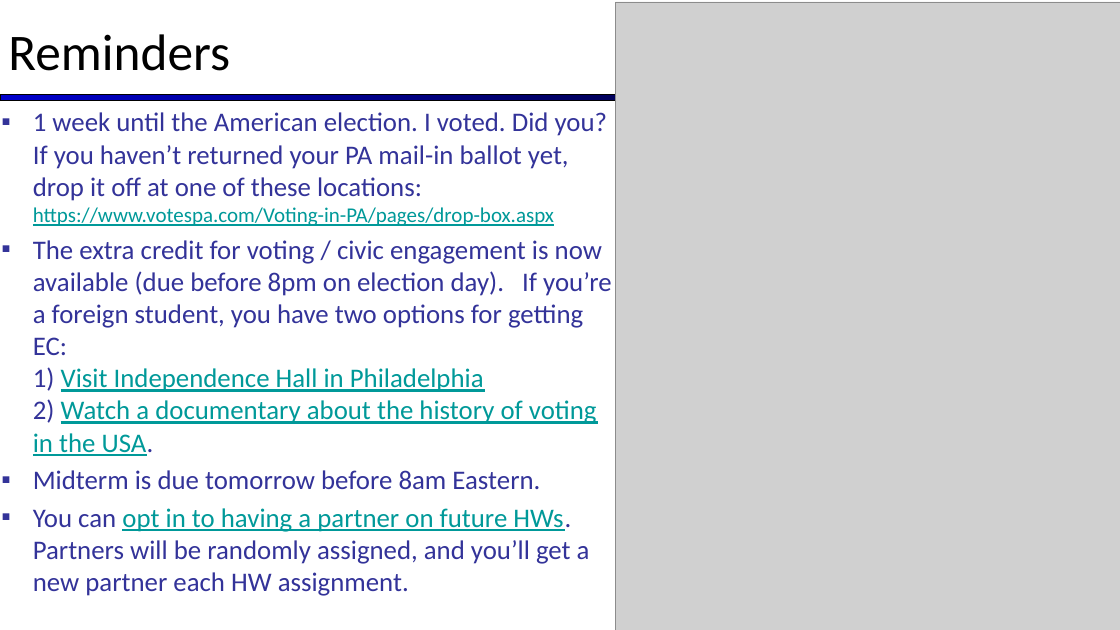
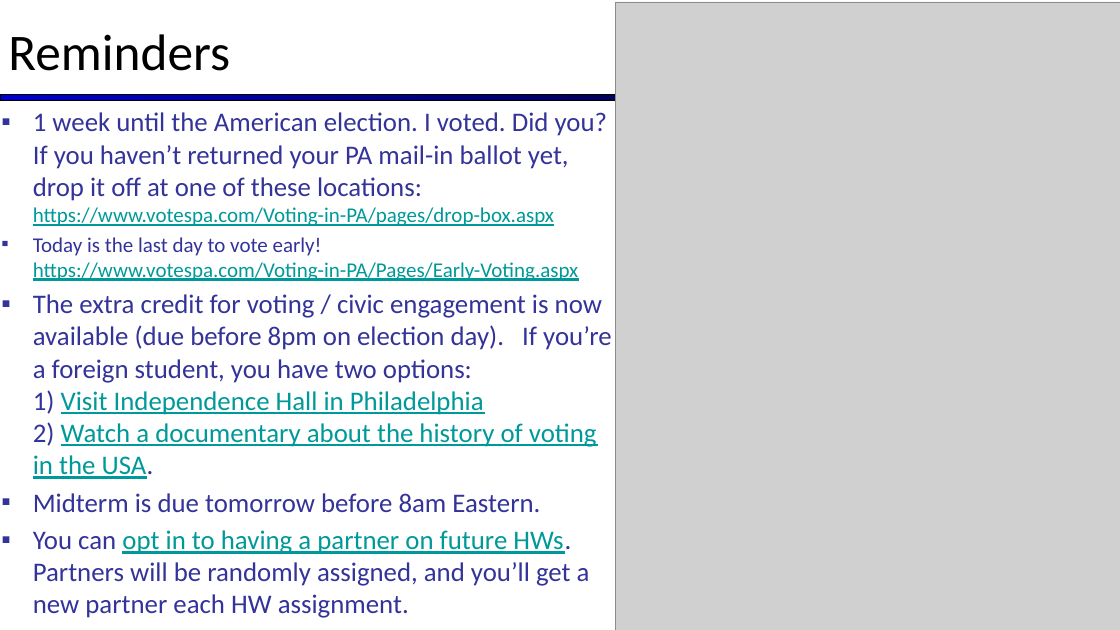
Before and after one commit to artificial-intelligence-class/artificial-intelligence-class.github.io, a slide deck: slide 1 of assets/slides/05-Reinforcement-Learning-part-2.pptx. Drawn at 1120x630 pixels with LibreOffice and Linux fonts; fonts in the diff are those of the drawing; grey boxes stand for pictures. Boxes give left, top, right and bottom in pixels: in the first picture for what was removed or moved away, otherwise in the second. Text is boxed around its words. In the diff, an @@ line names an element or a change of style, - is before the commit and + after.

Commit message:
Updated voting info

```diff
--- a/assets/slides/05-Reinforcement-Learning-part-2.pptx
+++ b/assets/slides/05-Reinforcement-Learning-part-2.pptx
@@ text at <box>33,237,612,479</box>: text changed @@
-▪ The extra credit for voting / civic engagement is now available (due before 8pm on election day). If you’re a foreign student, you have two options for getting EC:
-  1) Visit Independence Hall in Philadelphia
-  2) Watch a documentary about the history of voting in the USA.
+▪ Today is the last day to vote early! https://www.votespa.com/Voting-in-PA/Pages/Early-Voting.aspx
+▪ The extra credit for voting / civic engagement is now available (due before 8pm on election day). If you’re a foreign student, you have two options:
+  1) Visit Independence Hall in Philadelphia
+  2) Watch a documentary about the history of voting in the USA.
```
Also in this commit, not shown: 1 other file.
